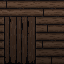
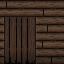
Layered file, before and after one edit (64 × 64). Changes by layer:
painted on "Layer 1" over [0, 9, 64, 64]
added layer "Layer 2" above "Doorway" over [9, 19, 28, 64]
painted on "Doorway" over [4, 16, 36, 64]
